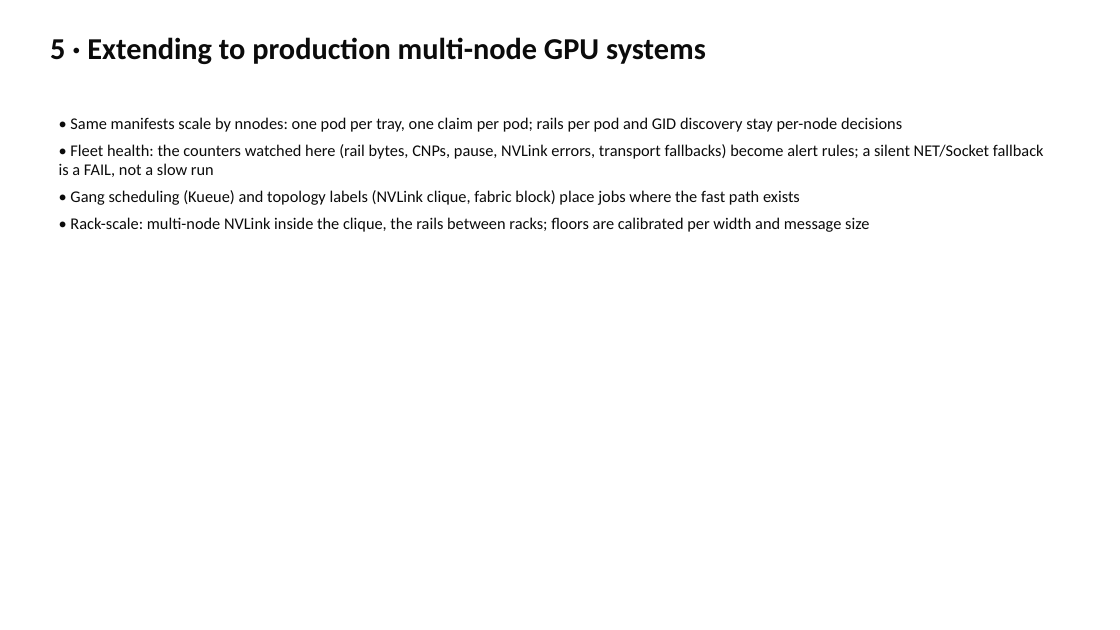
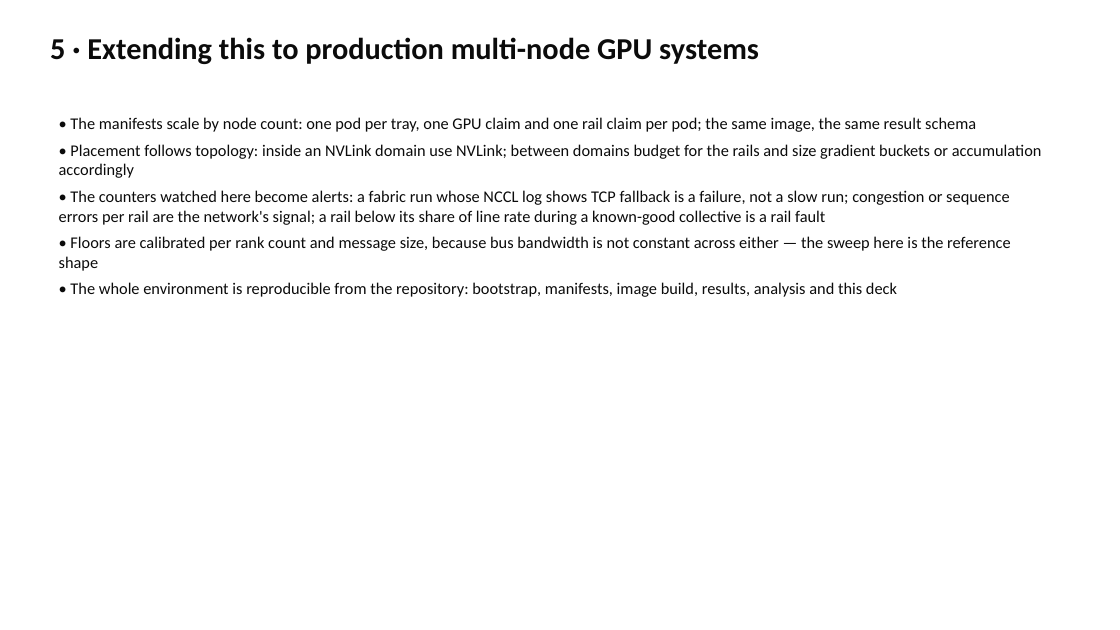
Before and after one commit to drkennetz/nccl_to_training_walkthrough, a slide deck: slide 10 of slides/compass.pptx (slide 11 before the commit). Drawn at 1120x630 pixels with LibreOffice and Linux fonts; fonts in the diff are those of the drawing. Boxes give left, top, right and bottom in pixels: in the first picture for what was removed or moved away, otherwise in the second. Text is boxed around its words. In the diff, an @@ line names an element or a change of style, - is before the commit and + after.

```diff
--- a/slides/compass.pptx
+++ b/slides/compass.pptx
@@ text at box(50, 37, 759, 64): text changed @@
-5 · Extending to production multi-node GPU systems
+5 · Extending this to production multi-node GPU systems
@@ text at box(59, 117, 1042, 297): text changed @@
-• Same manifests scale by nnodes: one pod per tray, one claim per pod; rails per pod and GID discovery stay per-node decisions
-• Fleet health: the counters watched here (rail bytes, CNPs, pause, NVLink errors, transport fallbacks) become alert rules; a silent NET/Socket fallback is a FAIL, not a slow run
-• Gang scheduling (Kueue) and topology labels (NVLink clique, fabric block) place jobs where the fast path exists
-• Rack-scale: multi-node NVLink inside the clique, the rails between racks; floors are calibrated per width and message size
+• The manifests scale by node count: one pod per tray, one GPU claim and one rail claim per pod; the same image, the same result schema
+• Placement follows topology: inside an NVLink domain use NVLink; between domains budget for the rails and size gradient buckets or accumulation accordingly
+• The counters watched here become alerts: a fabric run whose NCCL log shows TCP fallback is a failure, not a slow run; congestion or sequence errors per rail are the network's signal; a rail below its share of line rate during a known-good collective is a rail fault
+• Floors are calibrated per rank count and message size, because bus bandwidth is not constant across either — the sweep here is the reference shape
+• The whole environment is reproducible from the repository: bootstrap, manifests, image build, results, analysis and this deck
```
Also in this commit, not shown: 8 other slides changed, 1 slide added, 3 slides removed, 6 other files.
